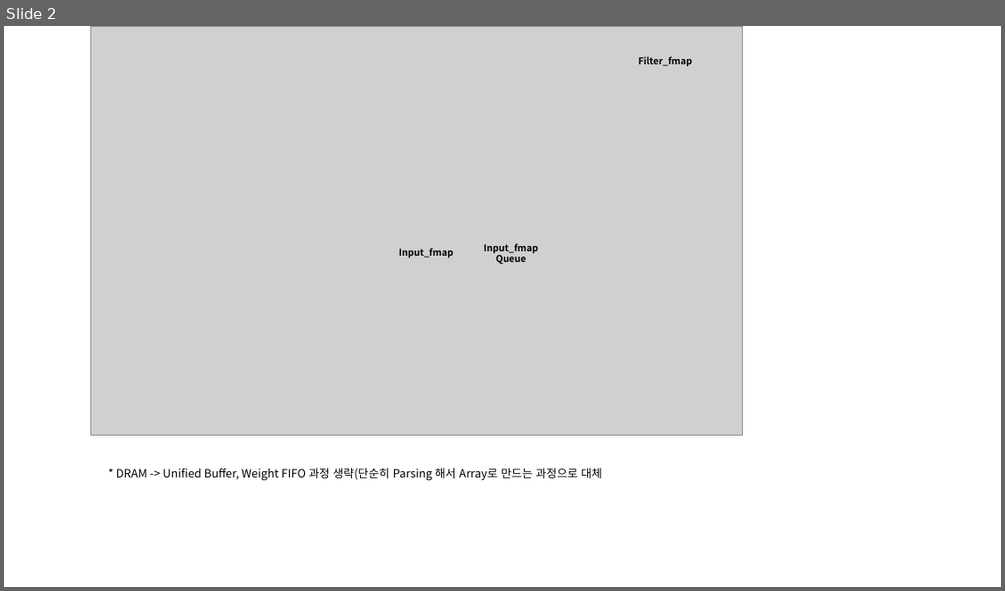
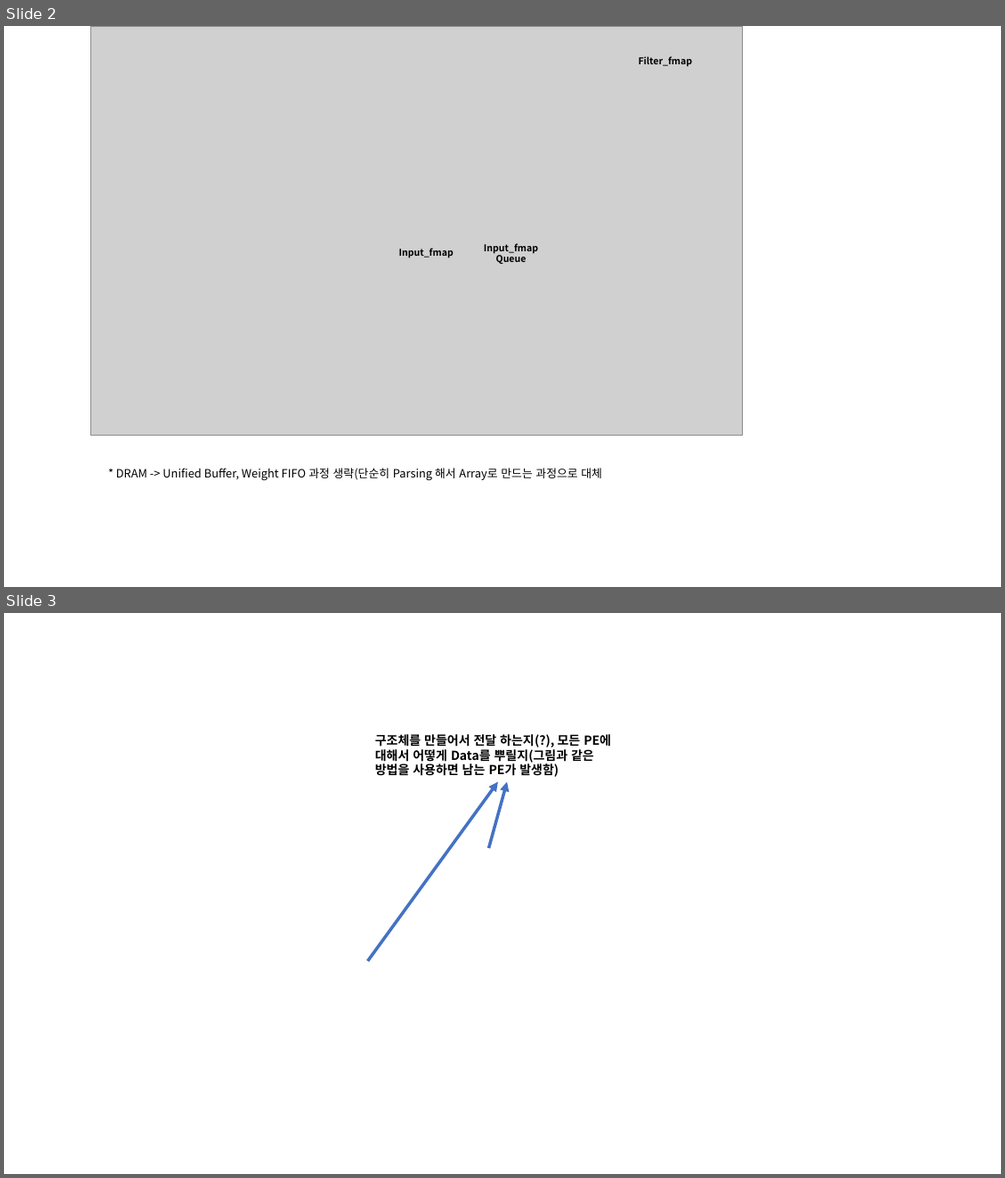
Before and after one commit to hunjong1205/SA_Simulator, a slide deck: SA_Simulator.pptx. Shown one above the other, each under a label of ours: slide 2 before the commit, slides 2 and 3 after it. The pictures are 1005x591 and 1005x1178 pixels, drawn with LibreOffice and Linux fonts; fonts in the diff are those of the drawing; grey boxes stand for pictures; background and template pictures are left out. Boxes give left, top, right and bottom in pixels: in the first picture for what was removed or moved away, otherwise in the second. Text is boxed around its words. In the diff, an @@ line names an element or a change of style, - is before the commit and + after.

Commit message:
Add PPT

```diff
--- a/SA_Simulator.pptx
+++ b/SA_Simulator.pptx
@@ slide 3 added at bbox=[4, 613, 1001, 1174], background picture (left out) @@
@@ text added at bbox=[375, 734, 611, 777], 12 pt, text #000000, bold @@
+구조체를 만들어서 전달 하는지(?), 모든 PE에 대해서 어떻게 Data를 뿌릴지(그림과 같은 방법을 사용하면 남는 PE가 발생함)
@@ arrow added from (367, 961) to (498, 782), #4472C4 3 pt @@
@@ arrow added from (488, 848) to (507, 782), #4472C4 3 pt @@
```
Also in this commit, not shown: 1 slide removed.
